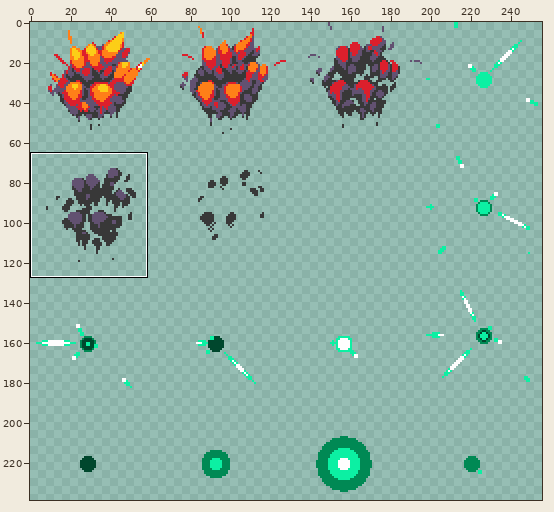
One commit to this sprite sheet: images/particle_generic-sheet2.png. Above: a wide view before the commit, with the close-up outlined.
Close-up. Earlier state:
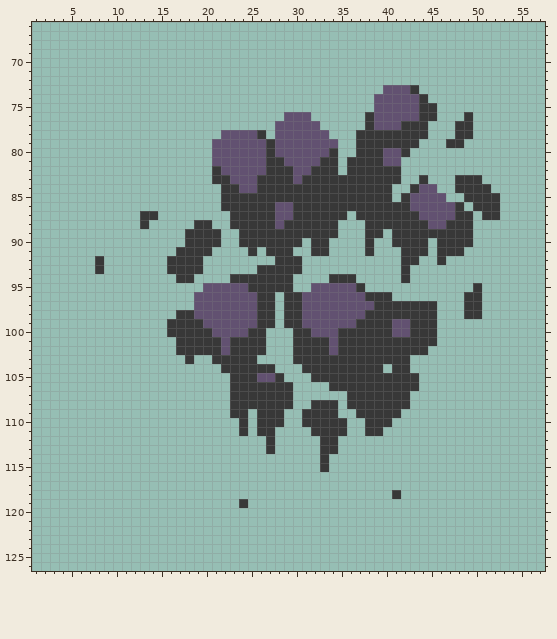
The file is 256x256 pixels. Shown: x 1..57, y 66..126. The wide view leaves out empty margins. The commit also changed other parts of the picture, which this record leaves out.
Now the later version:
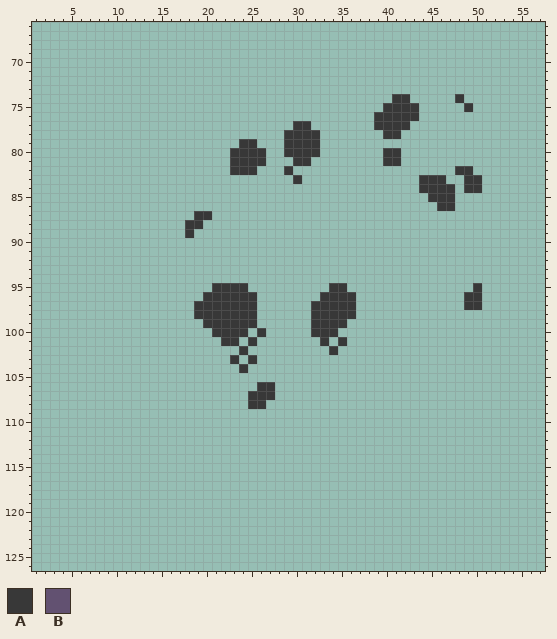
Palette (. is transparent): A #383838  B #625171
Diff:
@@ x 1..57 @@
  72 .........................................................
- 73 .......................................BBBA..............
- 74 ......................................BBBBBA.............
- 75 ......................................BBBBBAA............
- 76 ............................BBB......ABBBBBAA...A........
- 77 ...........................BBBBB.....ABBBAAA...AA........
- 78 .....................BBBBA.BBBBBB...AAAAAAAA...AA........
- 79 ....................BBBBBBABBBBBBB..AAAAAAA...AA.........
- 80 ....................BBBBBBABBBBBBA..AAABBA...............
- 81 ....................BBBBBBAABBBBAA.AAAABB................
- 82 ....................ABBBBBAAABBAAA.AAAAAA................
- 83 ....................AABBBAAAABAAAAAAAAAAA..A...AAA.......
- 84 .....................AABBAAAAAAAAAAAAAAA..ABB..AAAA......
- 85 .....................AAAAAAAAAAAAAAAAAAA.ABBBB..AAAA.....
- 86 .....................AAAAAABBAAAAAAAAAAAAABBBBBA.AAA.....
- 87 ............AA........AAAAABBAAAAAA.AAAAAAABBBBAA.AA.....
- 88 ............A.....AA..AAAAABAAAAAA...AAAAAAABBAAA........
- 89 .................AAAA..AAAAAAAAAAA...AA.AAAAAAAAA........
- 90 .................AAAA..AAAAAAA.AA....A..AAAA.AAAA........
- 91 ................AAAA....A.AAA..AA....A...AAA.AAA.........
- 92 .......A.......AAAA........AAA...........AA..A...........
- 93 .......A.......AAAA......AAAAA...........A...............
- 94 ................AA....AAAAAAA....AAA.....A...............
- 95 ...................BBBBBAAAAA..BBBBBA............A.......
- 96 ..................BBBBBBBAA.AABBBBBBBAAA........AA.......
- 97 ..................BBBBBBBAA.AABBBBBBBBAAAAAAA...AA.......
- 98 ................AABBBBBBBAA.AABBBBBBBAAAAAAAA...AA.......
- 99 ...............AAAABBBBBBAA.AABBBBBBAAAABBAAA............
-100 ...............AAAAABBBBAA...AABBBAAAAAABBAAA............
-101 ................AAAAABAAAA...AAAABAAAAAAAAAAA............
-102 ................AAAAABAAAA...AAAABAAAAAAAAAA.............
-103 .................A..AAAAA....AAAAAAAAAAAAA...............
-104 .....................AAAAAA...AAAAAAAAA.AA...............
-105 ......................AAABBA...AAAAAAAAAAAA..............
-106 ......................AAAAAAA....AAAAAAAAAA..............
-107 ......................AAAAAAA......AAAAAAA...............
-108 ......................AAAAAAA..AAA.AAAAAAA...............
-109 ......................AA.AAA..AAAA..AAAAA................
-110 .......................A.AAA..AAAAA..AAA.................
-111 .......................A.AA....AAAA..AA..................
-112 ..........................A.....AA.......................
-113 ..........................A.....AA.......................
-114 ................................A........................
-115 ................................A........................
+ 73 .........................................................
+ 74 ........................................AA.....A.........
+ 75 .......................................AAAA.....A........
+ 76 ......................................AAAAA..............
+ 77 .............................AA.......AAAA...............
+ 78 ............................AAAA.......AA................
+ 79 .......................AA...AAAA.........................
+ 80 ......................AAAA..AAAA.......AA................
+ 81 ......................AAAA...AA........AA................
+ 82 ......................AAA...A..................AA........
+ 83 .............................A.............AAA..AA.......
+ 84 ...........................................AAAA.AA.......
+ 85 ............................................AAA..........
+ 86 .............................................AA..........
+ 87 ..................AA.....................................
+ 88 .................AA......................................
+ 89 .................A.......................................
+ 90 .........................................................
+ 91 .........................................................
+ 92 .........................................................
+ 93 .........................................................
+ 94 .........................................................
+ 95 ....................AAAA.........AA..............A.......
+ 96 ...................AAAAAA.......AAAA............AA.......
+ 97 ..................AAAAAAA......AAAAA............AA.......
+ 98 ..................AAAAAAA......AAAAA.....................
+ 99 ...................AAAAAA......AAAA......................
+100 ....................AAAA.A.....AAA.......................
+101 .....................AA.A.......A.A......................
+102 .......................A.........A.......................
+103 ......................A.A................................
+104 .......................A.................................
+105 .........................................................
+106 .........................AA..............................
+107 ........................AAA..............................
+108 ........................AA...............................
+109 .........................................................
+110 .........................................................
+111 .........................................................
+112 .........................................................
+113 .........................................................
+114 .........................................................
+115 .........................................................
 116 .........................................................
 117 .........................................................
-118 ........................................A................
-119 .......................A.................................
+118 .........................................................
+119 .........................................................
 120 .........................................................
